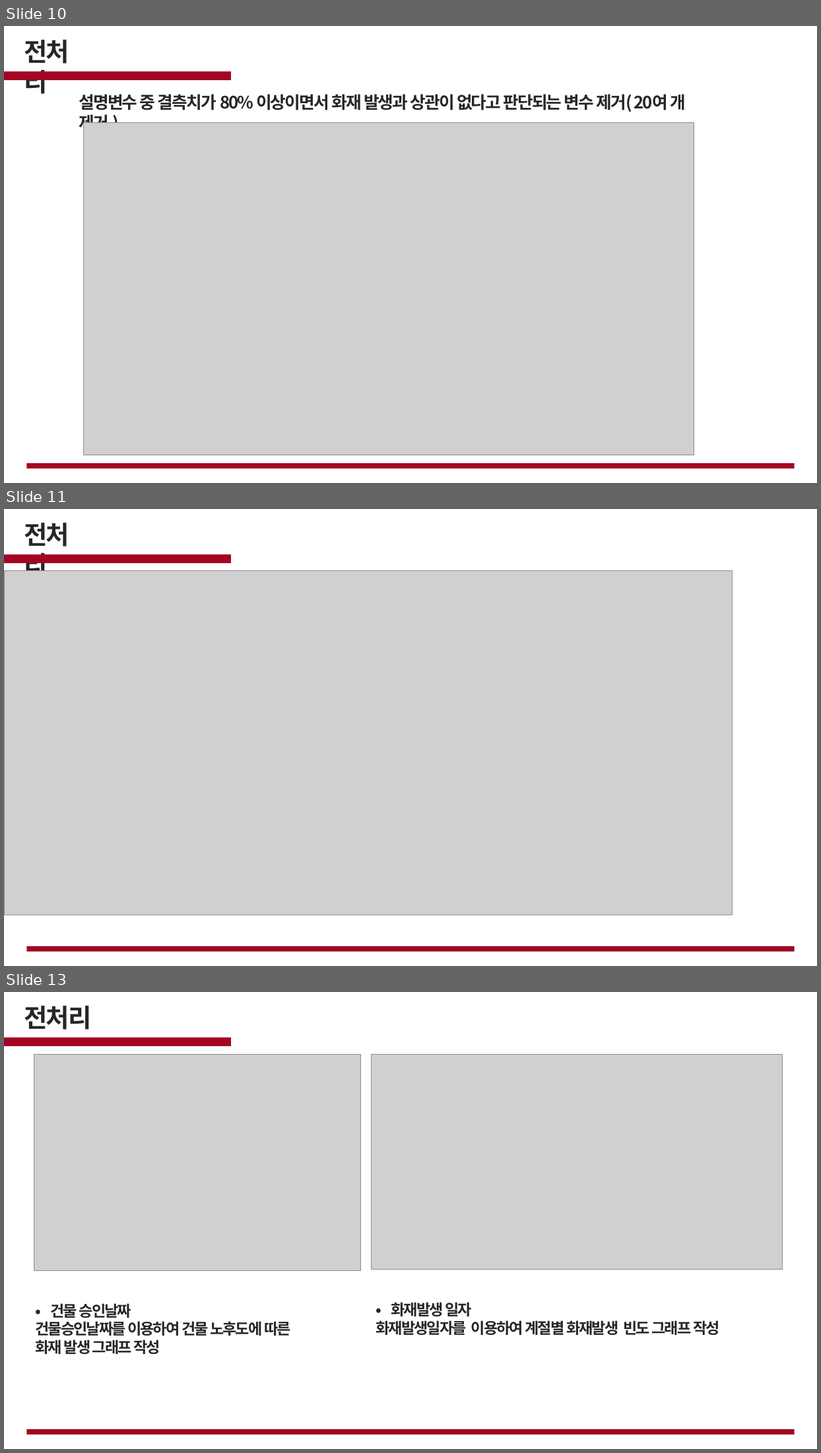
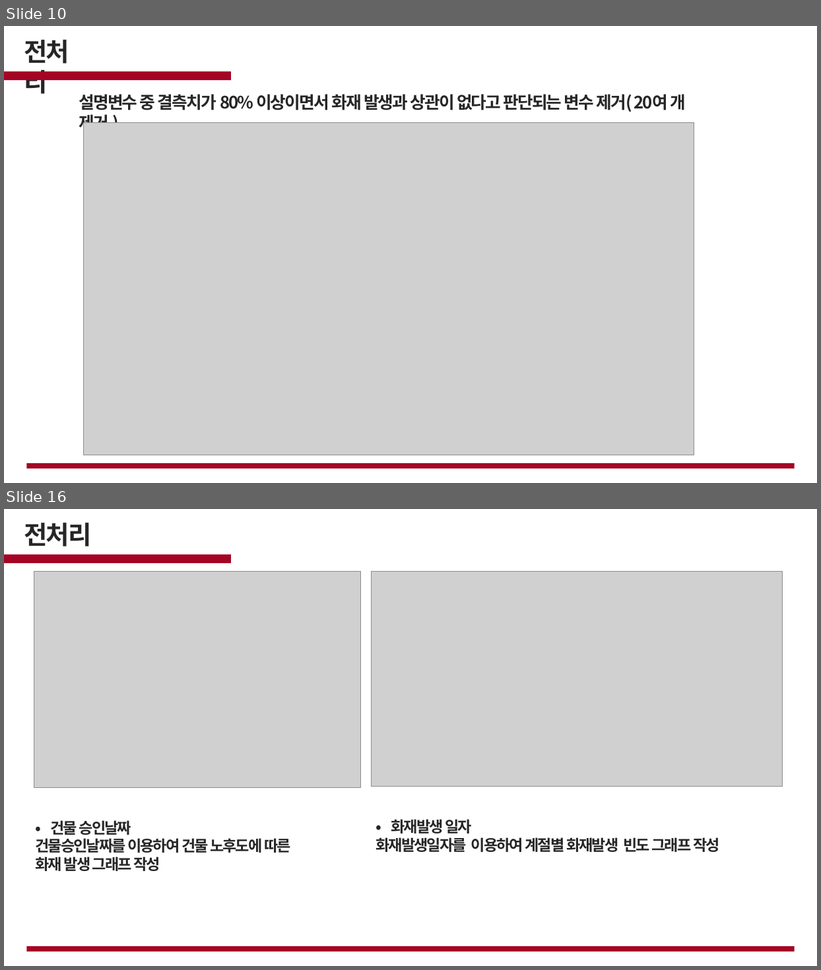
Before and after one commit to cjsgk106/fire-prediction-analysis, a slide deck: work/화재.pptx. Shown one above the other, each under a label of ours: slides 10, 11 and 13 before the commit, slides 10 and 16 after it; the slides between them are not shown. The pictures are 821x1453 and 821x970 pixels, drawn with LibreOffice and Linux fonts; fonts in the diff are those of the drawing; grey boxes stand for pictures; background and template pictures are left out. Boxes give left, top, right and bottom in pixels: in the first picture for what was removed or moved away, otherwise in the second. Text is boxed around its words. In the diff, an @@ line names an element or a change of style, - is before the commit and + after.

```diff
--- a/work/화재.pptx
+++ b/work/화재.pptx
@@ slide 11 removed at (4, 509, 817, 966), background picture (left out) @@
@@ text removed at (24, 522, 69, 571) @@
-전처리
@@ rectangle removed at (4, 555, 231, 563) @@
@@ picture removed at (4, 570, 733, 916) @@
@@ rectangle removed at (26, 947, 795, 952) @@
@@ what was slide 13 is now slide 16 @@
```
Also in this commit, not shown: 7 slides changed, 4 slides added, 3 other slides removed.
